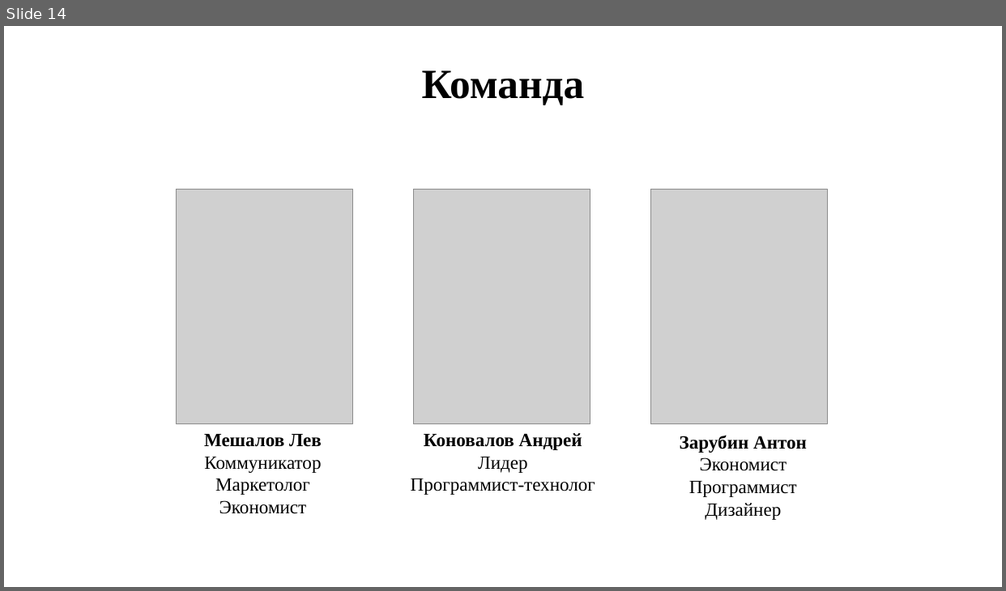
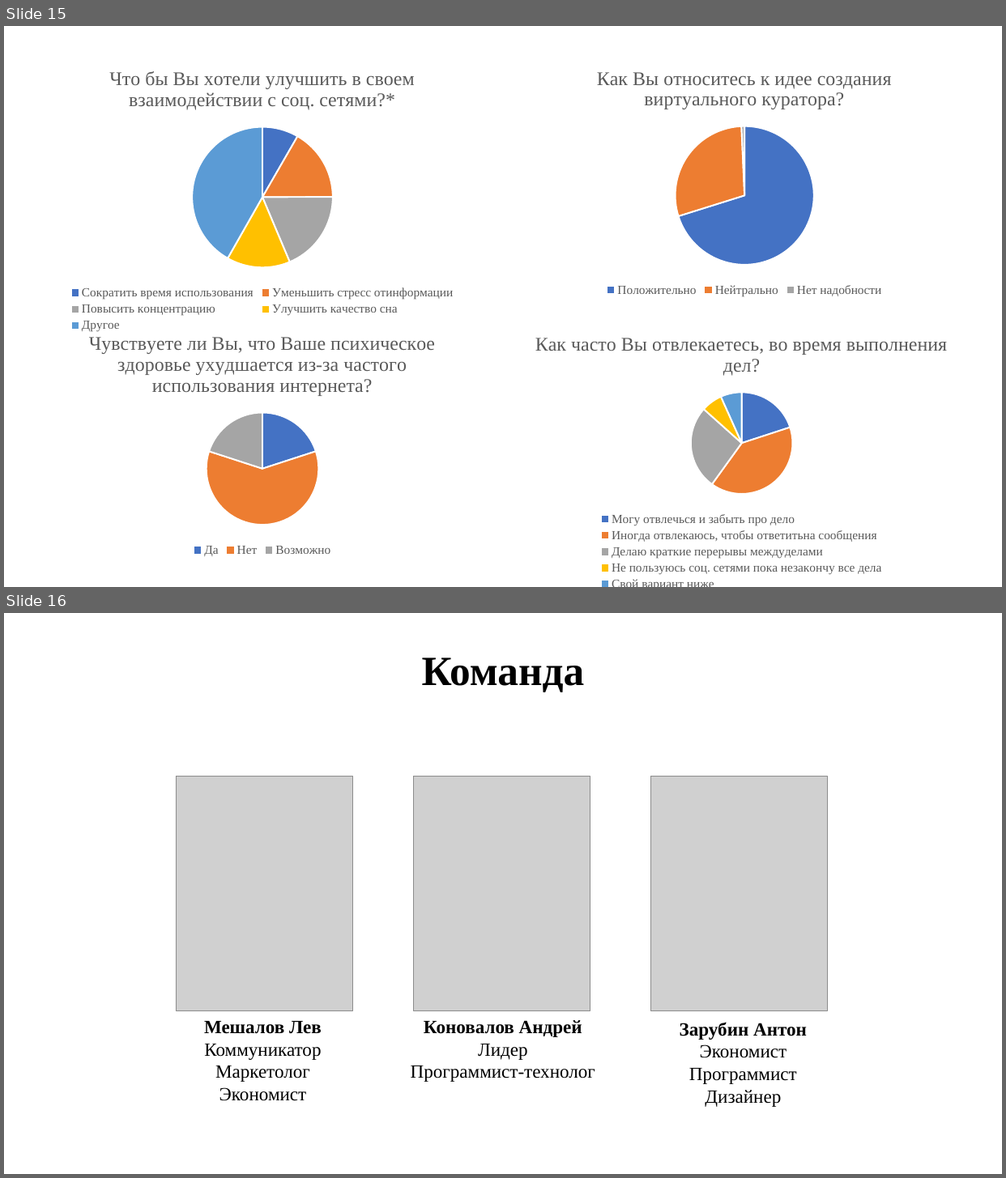
Before and after one commit to DronSyperlol/VirtualCurator, a slide deck: Docs/Куратор - виртуальный куратор.pptx. Shown one above the other, each under a label of ours: slide 14 before the commit, slides 15 and 16 after it. The pictures are 1006x591 and 1006x1178 pixels, drawn with LibreOffice and Linux fonts; fonts in the diff are those of the drawing; grey boxes stand for pictures. Boxes give left, top, right and bottom in pixels: in the first picture for what was removed or moved away, otherwise in the second. Text is boxed around its words. In the diff, an @@ line names an element or a change of style, - is before the commit and + after.

```diff
--- a/Docs/Куратор - виртуальный куратор.pptx
+++ b/Docs/Куратор - виртуальный куратор.pptx
@@ slide 15 added at [4, 26, 1002, 587], background #FFFFFF @@
@@ pie chart added at [22, 53, 503, 335] @@
+title "Что бы Вы хотели улучшить в своем взаимодействии с соц. сетями?*"
+categories: Сократить время использования, Уменьшить стресс отинформации, Повысить концентрацию, Улучшить качество сна, Другое
+Что бы Вы хотели улучшить в своем взаимодействии с соц. сетями?*: 8, 17, 19, 15, 42
@@ pie chart added at [521, 53, 969, 299] @@
+title "Как Вы относитесь к идее создания виртуального куратора?"
+categories: Положительно, Нейтрально, Нет надобности
+Как Вы относитесь к идее создания виртуального куратора?: 70, 29, 1, -
@@ pie chart added at [22, 318, 503, 560] @@
+title "Чувствуете ли Вы, что Ваше психическое здоровье ухудшается из-за частого использования интернета?"
+categories: Да, Нет, Возможно
+Чувствуете ли Вы, что Ваше психическое здоровье ухудшается из-за частого использования интернета?: 20, 60, 20, -
@@ pie chart added at [470, 318, 1002, 587] @@
+title "Как часто Вы отвлекаетесь, во время выполнения дел?"
+categories: Могу отвлечься и забыть про дело, Иногда отвлекаюсь, чтобы ответитьна сообщения, Делаю краткие перерывы междуделами, Не пользуюсь соц. сетями пока незакончу все дела, Свой вариант ниже
+Как часто Вы отвлекаетесь, во время выполнения дел?: 20, 40, 27, 7, 7
@@ what was slide 14 is now slide 16 @@
```
Also in this commit, not shown: 1 other slide added.
